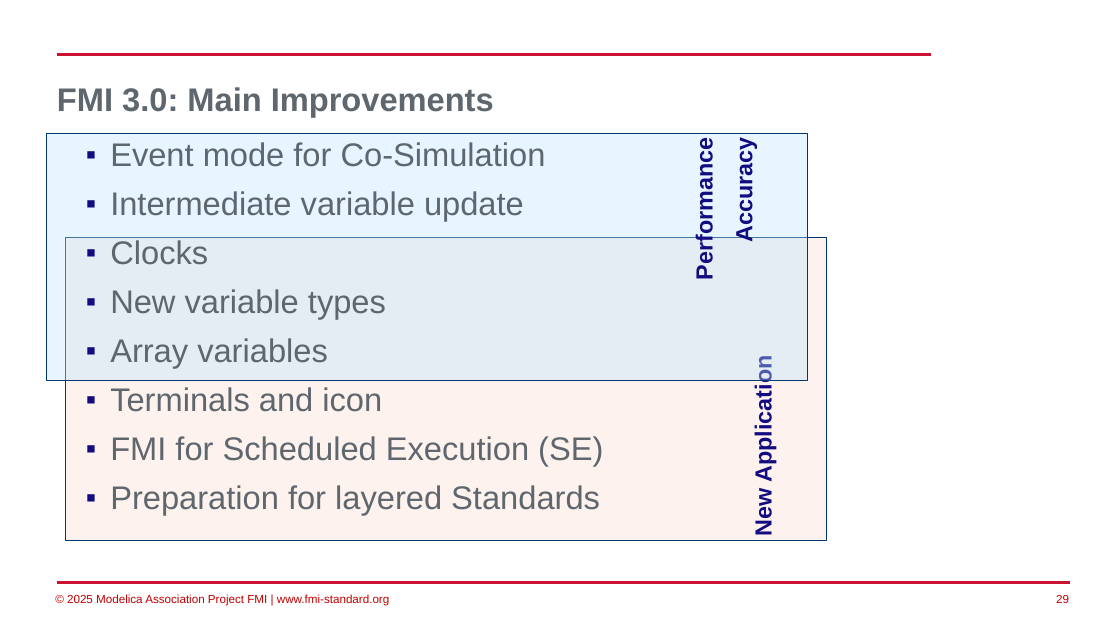
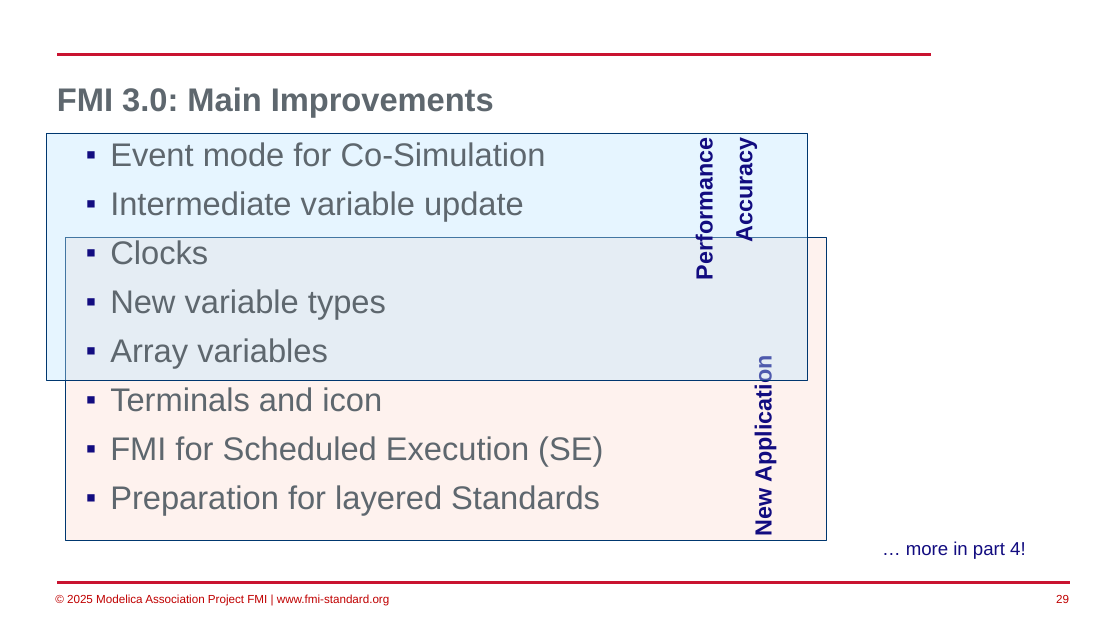
Before and after one commit to modelica/fmi-beginners-tutorial-2025, a slide deck: slide 29 of part1/Introduction-to-FMI.pptx. Drawn at 1120x630 pixels with LibreOffice and Linux fonts; fonts in the diff are those of the drawing; background and template pictures are left out. Boxes give left, top, right and bottom in pixels: in the first picture for what was removed or moved away, otherwise in the second. Text is boxed around its words. In the diff, an @@ line names an element or a change of style, - is before the commit and + after.

```diff
--- a/part1/Introduction-to-FMI.pptx
+++ b/part1/Introduction-to-FMI.pptx
@@ text added at [906,541,1026,559], 16 pt, text #120C80 @@
+… more in part 4!
```
Also in this commit, not shown: 4 other slides changed, 3 other files.
